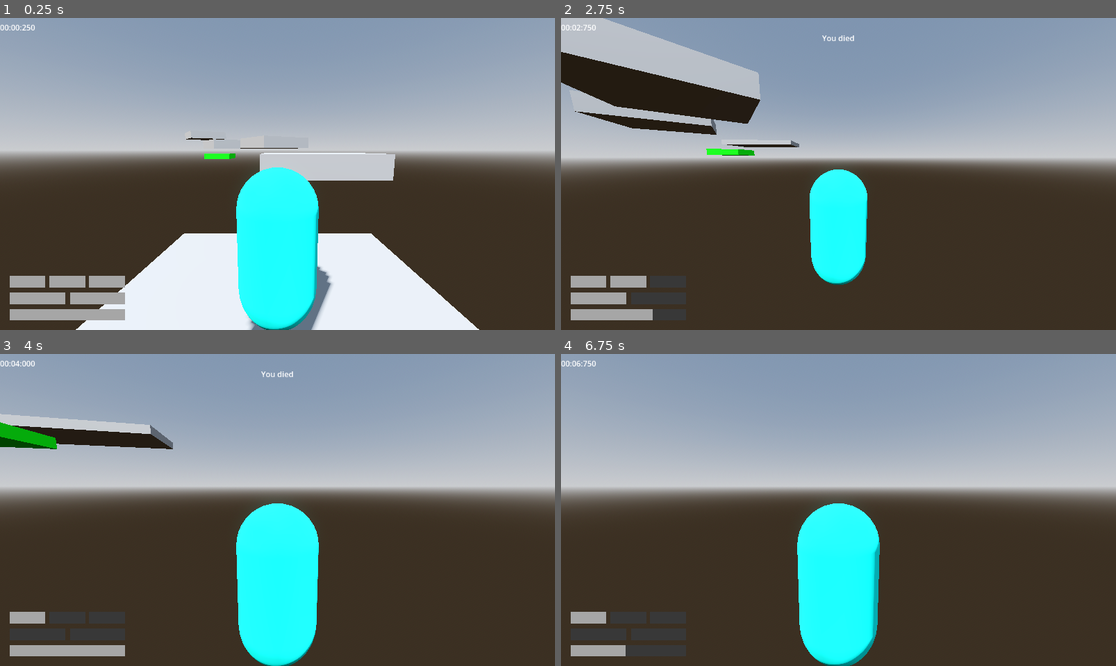
Above: before the commit, frames 1-4 (two rows, left to right).
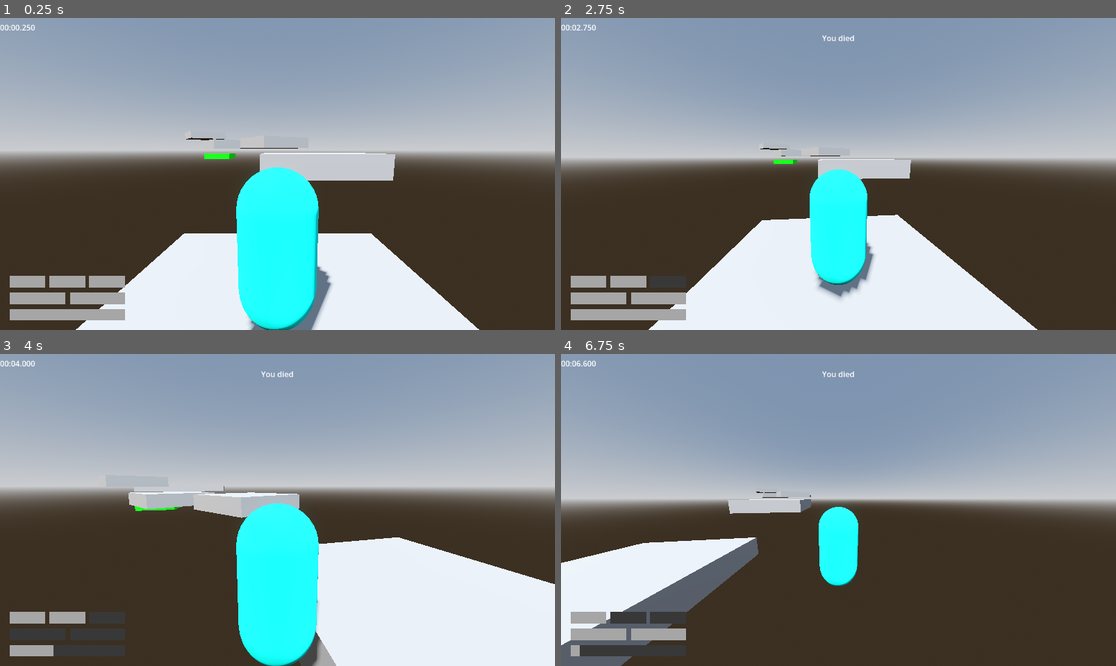
Above: after the commit, the same moments.

Repository: jpvds1/DDJD
Game: Godot game, scene res://scenes/levels/level_1.tscn
Two runs of this game, one before a commit and one after it. Both use one fixed random seed, a clock stepped at 60 frames per second and the inputs below.
Inputs (mouse positions are in pixels of both pictures, inside the frame that each line leads up to):
- Up to frame 1 (0.25 s): no input
- Up to frame 2 (2.75 s): tap Enter at 0.5 s; move the mouse to (866, 174) at 0.52 s; hold W (move_forwards) from 0.53 s (still down); tap Q (dash) at 0.6, 1.35, 2.3 s; tap Space (jump) at 0.77, 1.52 s; move the mouse to (810, 174) at 1.27 s; move the mouse to (849, 167) at 2.02 s; hold Shift (sprint) from 2.03 s (still down)
- Up to frame 3 (4 s): keep holding W (move_forwards); move the mouse to (271, 516) at 2.77 s; release Shift (sprint) at 2.78 s; tap Q (dash) at 2.85, 3.6 s; tap Space (jump) at 3.02, 3.77 s; move the mouse to (316, 513) at 3.52 s
- Up to frame 4 (6.75 s): tap Escape (ui_cancel) at 4.15 s; release W (move_forwards) at 4.25 s; click (838, 500) at 4.25 s, where only the run after the commit has a clickable "Resume"; move the mouse to (794, 506) at 5.02 s; hold W (move_forwards) 5.03-6.53 s; tap Shift (sprint) at 5.1 s; tap Space (jump) at 5.27 s; tap Q (dash) at 5.3, 5.85, 6.6 s; move the mouse to (844, 510) at 5.77 s; move the mouse to (816, 503) at 6.52 s; hold D (move_right) from 6.53 s (still down)

The runs differ from the first frame. In frame 1, less than 0.1% of the frame differs, in the area x 3-4%, y 2-3%; in frame 2, 25%, in the area x 0-86%, y 0-100%; in frame 3, 21%; in frame 4, 25%.

Commit message:
feat: pause menu

Diff:
--- a/platformer-game/scenes/ui/main_UI.tscn
+++ b/platformer-game/scenes/ui/main_UI.tscn
@@ -116,7 +116,7 @@
 
 [node name="TitleLabel" type="Label" parent="LevelCompleteOverlay/CenterContainer/PanelContainer/VBoxContainer" unique_id=1822071993]
 layout_mode = 2
-text = "Heaven Run"
+text = "Level Complete!"
 horizontal_alignment = 1
 vertical_alignment = 1
 
@@ -125,10 +125,60 @@
 horizontal_alignment = 1
 vertical_alignment = 1
 
-[node name="RestartButton" type="Button" parent="LevelCompleteOverlay/CenterContainer/PanelContainer/VBoxContainer" unique_id=417322398]
+[node name="FinishRestartButton" type="Button" parent="LevelCompleteOverlay/CenterContainer/PanelContainer/VBoxContainer" unique_id=417322398]
 layout_mode = 2
 text = "Restart Level"
 
-[node name="BackButton" type="Button" parent="LevelCompleteOverlay/CenterContainer/PanelContainer/VBoxContainer" unique_id=217657613]
+[node name="FinishBackButton" type="Button" parent="LevelCompleteOverlay/CenterContainer/PanelContainer/VBoxContainer" unique_id=217657613]
 layout_mode = 2
 text = "Back to Menu"
+
+[node name="PauseOverlay" type="Control" parent="." unique_id=1491478266]
+visible = false
+layout_mode = 3
+anchors_preset = 15
+anchor_right = 1.0
+anchor_bottom = 1.0
+grow_horizontal = 2
+grow_vertical = 2
+
+[node name="Dim" type="ColorRect" parent="PauseOverlay" unique_id=134398867]
+layout_mode = 1
+anchors_preset = 15
+anchor_right = 1.0
+anchor_bottom = 1.0
+grow_horizontal = 2
+grow_vertical = 2
+color = Color(0.5019608, 0.5019608, 0.5019608, 0.7490196)
+
+[node name="CenterContainer" type="CenterContainer" parent="PauseOverlay" unique_id=384152974]
+layout_mode = 1
+anchors_preset = 15
+anchor_right = 1.0
+anchor_bottom = 1.0
+grow_horizontal = 2
+grow_vertical = 2
+
+[node name="PanelContainer" type="PanelContainer" parent="PauseOverlay/CenterContainer" unique_id=776398293]
+layout_mode = 2
+
+[node name="VBoxContainer" type="VBoxContainer" parent="PauseOverlay/CenterContainer/PanelContainer" unique_id=365785053]
+layout_mode = 2
+
+[node name="TitleLabel" type="Label" parent="PauseOverlay/CenterContainer/PanelContainer/VBoxContainer" unique_id=636115480]
+layout_mode = 2
+text = "Paused"
+horizontal_alignment = 1
+vertical_alignment = 1
+
+[node name="PauseResumeButton" type="Button" parent="PauseOverlay/CenterContainer/PanelContainer/VBoxContainer" unique_id=505655627]
+layout_mode = 2
+text = "Resume"
+
+[node name="PauseRestartButton" type="Button" parent="PauseOverlay/CenterContainer/PanelContainer/VBoxContainer" unique_id=1783583679]
+layout_mode = 2
+text = "Restart"
+
+[node name="PauseBackButton" type="Button" parent="PauseOverlay/CenterContainer/PanelContainer/VBoxContainer" unique_id=454711152]
+layout_mode = 2
+text = "Back"
--- a/platformer-game/scripts/player/capsule_character.gd
+++ b/platformer-game/scripts/player/capsule_character.gd
@@ -45,6 +45,12 @@
 
 var controls_locked := false
 
+# For manual pause/resume of dash timers
+var paused_dash_time_left := 0.0
+var paused_dash_cooldown_time_left := 0.0
+var dash_timer_was_running := false
+var dash_cooldown_was_running := false
+
 # ---------------------------------------------------------
 # Node references
 # ---------------------------------------------------------
@@ -62,7 +68,7 @@
 signal dash_ready()
 
 signal unalive_requested()
-signal checkpoint_requested()
+signal checkpoint_requested(pos: Vector3)
 signal finish_requested()
 
 # ---------------------------------------------------------
@@ -309,6 +315,30 @@
 	controls_locked = false
 	Input.set_mouse_mode(Input.MOUSE_MODE_CAPTURED)
 
+func pause_timers() -> void:
+	dash_timer_was_running = not dash_timer.is_stopped()
+	dash_cooldown_was_running = not dash_cooldown_timer.is_stopped()
+
+	if dash_timer_was_running:
+		paused_dash_time_left = dash_timer.time_left
+		dash_timer.stop()
+
+	if dash_cooldown_was_running:
+		paused_dash_cooldown_time_left = dash_cooldown_timer.time_left
+		dash_cooldown_timer.stop()
+
+func resume_timers() -> void:
+	if dash_timer_was_running and paused_dash_time_left > 0.0:
+		dash_timer.start(paused_dash_time_left)
+
+	if dash_cooldown_was_running and paused_dash_cooldown_time_left > 0.0:
+		dash_cooldown_timer.start(paused_dash_cooldown_time_left)
+
+	dash_timer_was_running = false
+	dash_cooldown_was_running = false
+	paused_dash_time_left = 0.0
+	paused_dash_cooldown_time_left = 0.0
+
 # ---------------------------------------------------------
 # Helpers
 # ---------------------------------------------------------
--- a/platformer-game/scripts/systems/level.gd
+++ b/platformer-game/scripts/systems/level.gd
@@ -1,11 +1,15 @@
 extends Node3D
+
+# ---------------------------------------------------------
+# Exports
+# ---------------------------------------------------------
+
+@export var player_path: NodePath
+@export var ui_path: NodePath
 
 # ---------------------------------------------------------
 # Constants
 # ---------------------------------------------------------
-
-@export var player_path: NodePath
-@export var ui_path: NodePath
 
 const MAX_LIVES := 3
 
@@ -19,6 +23,7 @@
 var run_time := 0.0
 var timer_running := true
 var level_completed := false
+var is_paused := false
 
 var lives := MAX_LIVES
 var current_checkpoint_position := Vector3.ZERO
@@ -32,12 +37,15 @@
 signal checkpoint_reached()
 signal player_unalived()
 signal run_completed(final_time: String)
+signal pause_toggled(paused: bool)
 
 # ---------------------------------------------------------
 # Setup
 # ---------------------------------------------------------
 
 func _ready() -> void:
+	process_mode = Node.PROCESS_MODE_ALWAYS
+
 	player = get_node_or_null(player_path)
 	ui = get_node_or_null(ui_path)
 
@@ -56,17 +64,24 @@
 	run_time = 0.0
 	timer_running = true
 	level_completed = false
+	is_paused = false
 
 	lives = MAX_LIVES
 	current_checkpoint_position = player.global_position
-	has_checkpoint = false
+	has_checkpoint = true
 
 	lives_changed.emit(lives, MAX_LIVES)
 	_update_ui_timer()
 
+func _unhandled_input(event: InputEvent) -> void:
+	if event.is_action_pressed("ui_cancel"):
+		_toggle_pause()
 
 func _process(delta: float) -> void:
 	if not timer_running:
+		return
+
+	if is_paused:
 		return
 
 	run_time += delta
@@ -108,6 +123,45 @@
 	run_completed.emit(final_time)
 
 # ---------------------------------------------------------
+# Pause control
+# ---------------------------------------------------------
+
+func _toggle_pause() -> void:
+	if level_completed:
+		return
+
+	_set_paused(not is_paused)
+
+func _set_paused(should_pause: bool) -> void:
+	if level_completed:
+		return
+
+	is_paused = should_pause
+
+	if is_paused:
+		player.lock_controls()
+		player.pause_timers()
+	else:
+		player.unlock_controls()
+		player.resume_timers()
+
+	get_tree().paused = is_paused
+	pause_toggled.emit(is_paused)
+
+func resume_game() -> void:
+	_set_paused(false)
+
+func restart_level() -> void:
+	get_tree().paused = false
+	is_paused = false
+	get_tree().reload_current_scene()
+
+func return_to_menu() -> void:
+	get_tree().paused = false
+	is_paused = false
+	print("Back to menu pressed - not implemented yet")
+
+# ---------------------------------------------------------
 # Level actions
 # ---------------------------------------------------------
 
@@ -131,4 +185,4 @@
 	var secs := (total_ms % 60000) / 1000
 	var ms := total_ms % 1000
 
-	return "%02d:%02d:%03d" % [minutes, secs, ms]
+	return "%02d:%02d.%03d" % [minutes, secs, ms]
--- a/platformer-game/scripts/ui/main_UI.gd
+++ b/platformer-game/scripts/ui/main_UI.gd
@@ -16,25 +16,39 @@
 @onready var dash_fill: ColorRect = $HUD/RootMargin/MainVBox/DashRow/DashFill
 
 @onready var message_label: Label = $HUD/MessageTop/MessageCenter/MessageLabel
-
 @onready var timer_label: Label = $HUD/TimerMargin/TimerLabel
 
 # Level finish
 @onready var level_complete_overlay: Control = $LevelCompleteOverlay
 @onready var time_label: Label = $LevelCompleteOverlay/CenterContainer/PanelContainer/VBoxContainer/TimeLabel
-@onready var restart_button: Button = $LevelCompleteOverlay/CenterContainer/PanelContainer/VBoxContainer/RestartButton
-@onready var back_button: Button = $LevelCompleteOverlay/CenterContainer/PanelContainer/VBoxContainer/BackButton
-
-var dash_tween: Tween = null
+@onready var finish_restart_button: Button = $LevelCompleteOverlay/CenterContainer/PanelContainer/VBoxContainer/FinishRestartButton
+@onready var finish_back_button: Button = $LevelCompleteOverlay/CenterContainer/PanelContainer/VBoxContainer/FinishBackButton
+
+# Pause menu
+@onready var pause_overlay: Control = $PauseOverlay
+@onready var pause_resume_button: Button = $PauseOverlay/CenterContainer/PanelContainer/VBoxContainer/PauseResumeButton
+@onready var pause_restart_button: Button = $PauseOverlay/CenterContainer/PanelContainer/VBoxContainer/PauseRestartButton
+@onready var pause_back_button: Button = $PauseOverlay/CenterContainer/PanelContainer/VBoxContainer/PauseBackButton
 
 var player: Node = null
 var level: Node = null
 
 # ---------------------------------------------------------
+# Dash UI state
+# ---------------------------------------------------------
+
+var dash_cooldown_active := false
+var dash_cooldown_duration := 0.0
+var dash_cooldown_time_left := 0.0
+var ui_paused := false
+
+# ---------------------------------------------------------
 # Setup
 # ---------------------------------------------------------
 
 func _ready() -> void:
+	process_mode = Node.PROCESS_MODE_ALWAYS
+
 	player = get_node_or_null(player_path)
 	level = get_node_or_null(level_path)
 
@@ -56,14 +70,36 @@
 	level.checkpoint_reached.connect(_on_checkpoint_reached)
 	level.player_unalived.connect(_on_player_unalived)
 	level.run_completed.connect(_on_run_completed)
-
-	restart_button.pressed.connect(_on_restart_button_pressed)
-	back_button.pressed.connect(_on_back_button_pressed)
+	level.pause_toggled.connect(_on_pause_toggled)
+
+	# Finish overlay buttons
+	finish_restart_button.pressed.connect(_on_finish_restart_button_pressed)
+	finish_back_button.pressed.connect(_on_finish_back_button_pressed)
+
+	# Pause overlay buttons
+	pause_resume_button.pressed.connect(_on_pause_resume_button_pressed)
+	pause_restart_button.pressed.connect(_on_pause_restart_button_pressed)
+	pause_back_button.pressed.connect(_on_pause_back_button_pressed)
 
 	message_label.visible = false
 	level_complete_overlay.visible = false
+	pause_overlay.visible = false
 
 	player.emit_initial_ui_state()
+
+func _process(delta: float) -> void:
+	if ui_paused:
+		return
+
+	if dash_cooldown_active:
+		dash_cooldown_time_left = max(dash_cooldown_time_left - delta, 0.0)
+
+		var ratio = 1.0 - (dash_cooldown_time_left / dash_cooldown_duration)
+		_set_dash_fill_ratio(ratio)
+
+		if dash_cooldown_time_left <= 0.0:
+			dash_cooldown_active = false
+			_set_dash_fill_ratio(1.0)
 
 # ---------------------------------------------------------
 # Handle signals
@@ -76,18 +112,15 @@
 	_rebuild_boxes(jumps_container, current_extra_jumps, max_extra_jumps)
 
 func _on_dash_cooldown_started(duration: float) -> void:
+	dash_cooldown_duration = duration
+	dash_cooldown_time_left = duration
+	dash_cooldown_active = true
 	_set_dash_fill_ratio(0.0)
 
-	if dash_tween != null and dash_tween.is_valid():
-		dash_tween.kill()
-
-	dash_tween = create_tween()
-	dash_tween.tween_method(_set_dash_fill_ratio, 0.0, 1.0, duration)
-
 func _on_dash_ready() -> void:
-	if dash_tween != null and dash_tween.is_valid():
-		dash_tween.kill()
-
+	dash_cooldown_active = false
+	dash_cooldown_duration = 0.0
+	dash_cooldown_time_left = 0.0
 	_set_dash_fill_ratio(1.0)
 
 func _on_checkpoint_reached() -> void:
@@ -101,16 +134,40 @@
 	message_label.visible = false
 	time_label.text = "Time: " + final_time
 
-# ---------------------------------------------------------
-# Buttons
-# ---------------------------------------------------------
-
-func _on_restart_button_pressed() -> void:
+func _on_pause_toggled(paused: bool) -> void:
+	ui_paused = paused
+
+	if level_complete_overlay.visible:
+		return
+
+	pause_overlay.visible = paused
+
+	if paused:
+		message_label.visible = false
+
+# ---------------------------------------------------------
+# Finish overlay buttons
+# ---------------------------------------------------------
+
+func _on_finish_restart_button_pressed() -> void:
 	get_tree().reload_current_scene()
 
 # TO-DO
-func _on_back_button_pressed() -> void:
+func _on_finish_back_button_pressed() -> void:
 	print("Back to menu pressed - not implemented yet")
+
+# ---------------------------------------------------------
+# Pause overlay buttons
+# ---------------------------------------------------------
+
+func _on_pause_resume_button_pressed() -> void:
+	level.resume_game()
+
+func _on_pause_restart_button_pressed() -> void:
+	level.restart_level()
+
+func _on_pause_back_button_pressed() -> void:
+	level.return_to_menu()
 
 # ---------------------------------------------------------
 # Helpers
